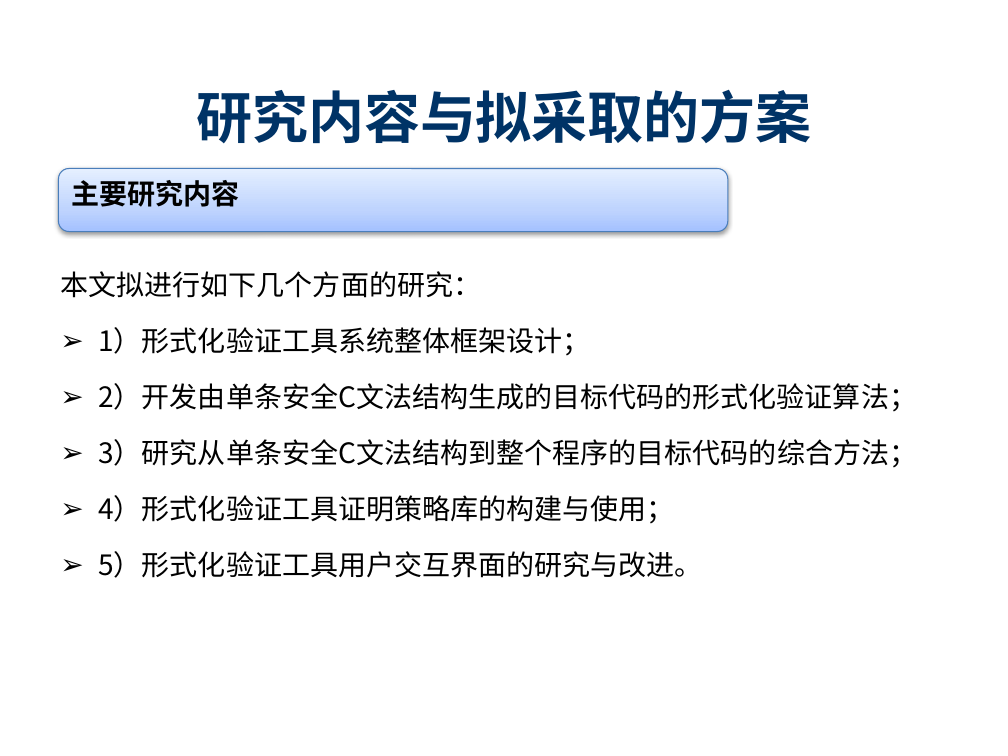
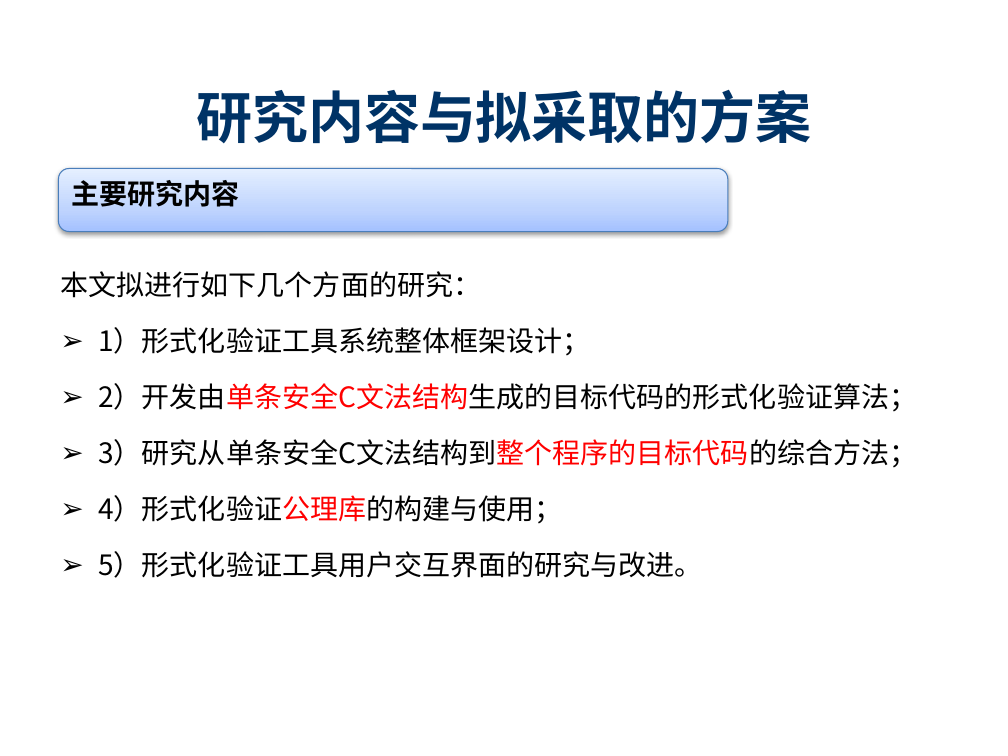
Before and after one commit to destiny1991/--2014--destiny, a slide deck: slide 16 of 开题/SY1406108_陈志伟_开题ppt.pptx (slide 15 before the commit). Drawn at 1008x756 pixels with LibreOffice and Linux fonts; fonts in the diff are those of the drawing; background and template pictures are left out. Boxes give left, top, right and bottom in pixels: in the first picture for what was removed or moved away, otherwise in the second. Text is boxed around its words. In the diff, an @@ line names an element or a change of style, - is before the commit and + after.

```diff
--- a/开题/SY1406108_陈志伟_开题ppt.pptx
+++ b/开题/SY1406108_陈志伟_开题ppt.pptx
@@ text at bbox=[98, 383, 917, 468]: text colour #000000 to #FF0000 in "2）开发由单条安全C文法结构生成的目标代码的形式化验证算法；", "3）研究从单条安全C文法结构到整个程序的目标代码的综合方法；" @@
@@ text at bbox=[98, 495, 562, 524]: text changed @@
-➢ 4）形式化验证工具证明策略库的构建与使用；
+➢ 4）形式化验证公理库的构建与使用；
```
Also in this commit, not shown: 14 other slides changed, 1 slide added, 1 other file.
